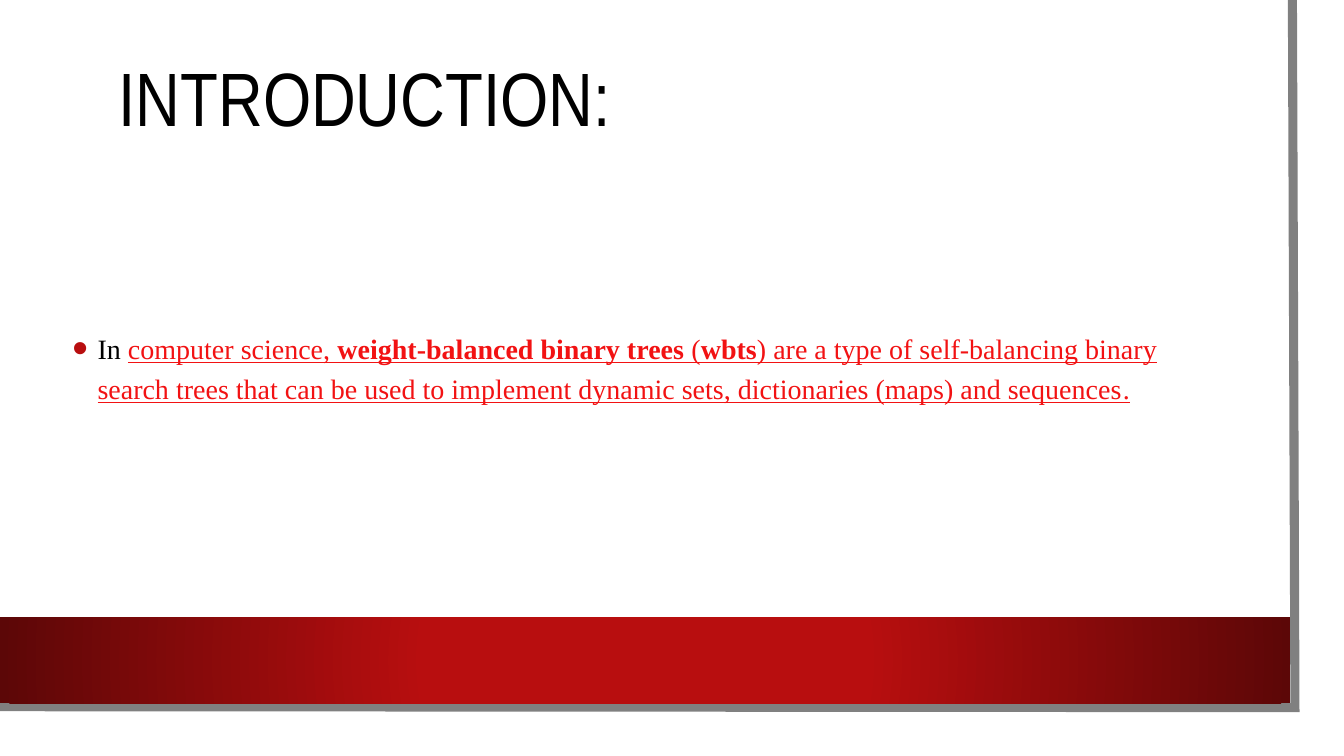
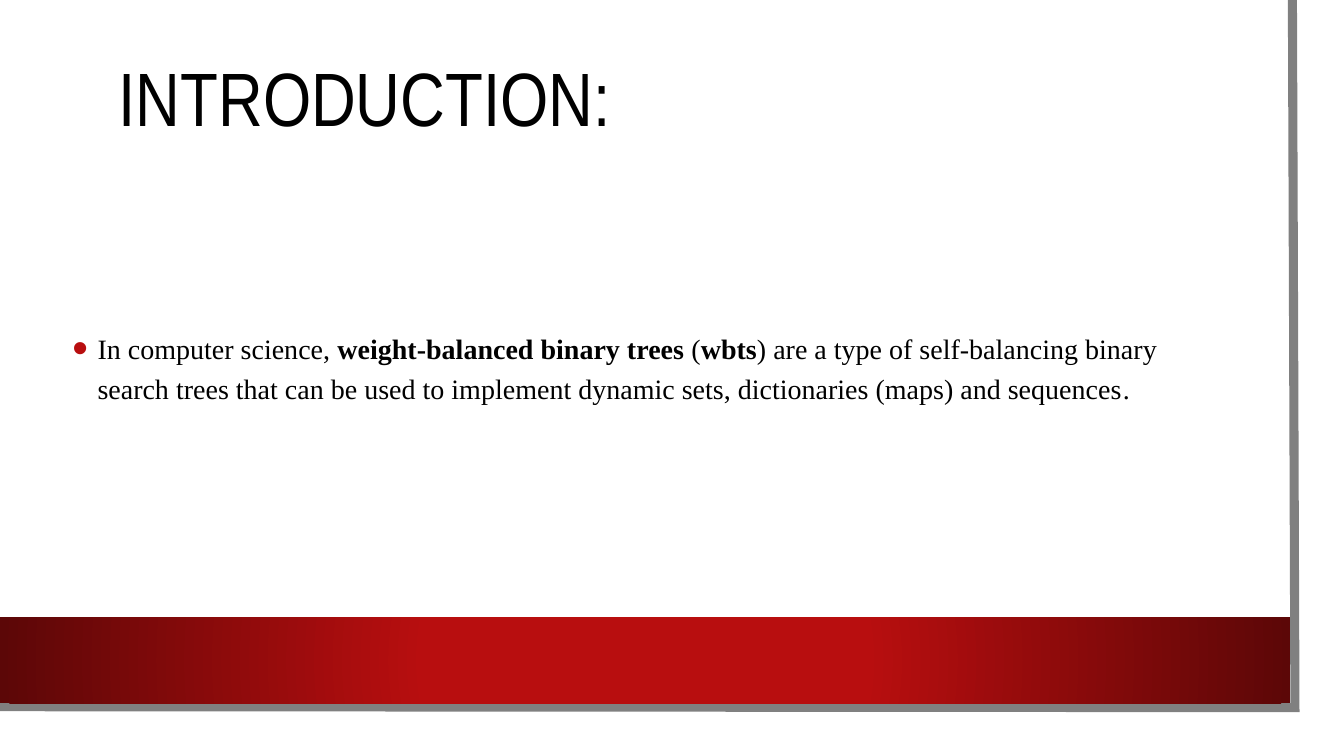
Before and after one commit to ydodeja365/DSA-Weight-Balance-Trees, a slide deck: slide 2 of WBTreeIntro.pptx. Drawn at 1344x756 pixels with LibreOffice and Linux fonts; fonts in the diff are those of the drawing; background and template pictures are left out. Boxes give left, top, right and bottom in pixels: in the first picture for what was removed or moved away, otherwise in the second. Text is boxed around its words. In the diff, an @@ line names an element or a change of style, - is before the commit and + after.

```diff
--- a/WBTreeIntro.pptx
+++ b/WBTreeIntro.pptx
@@ text "In computer science, weight-balanced binary ..." at [98, 339, 1157, 405]: text colour #F21213 to #000000, underline off @@
```
Also in this commit, not shown: 6 other slides changed.
